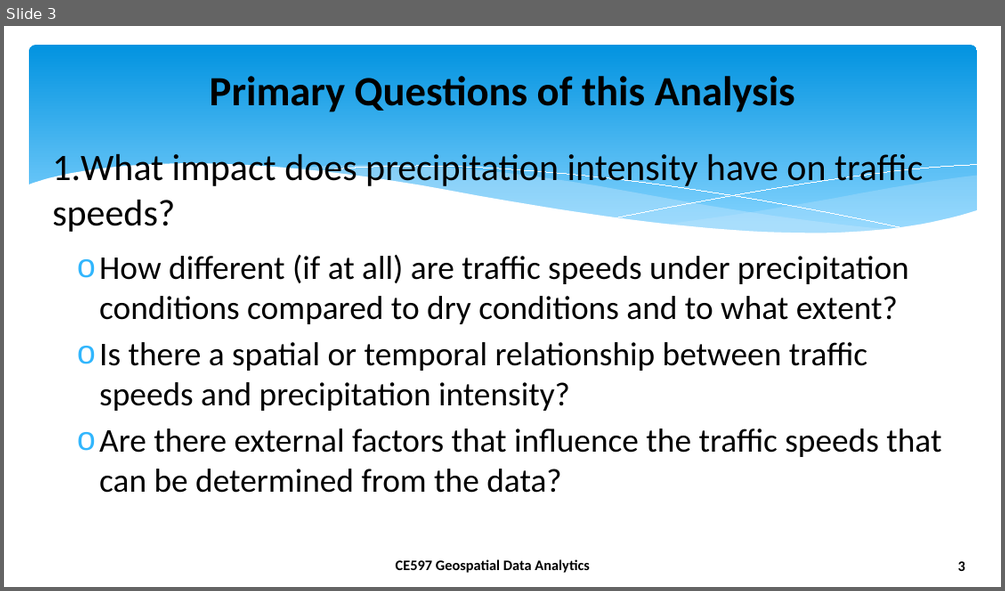
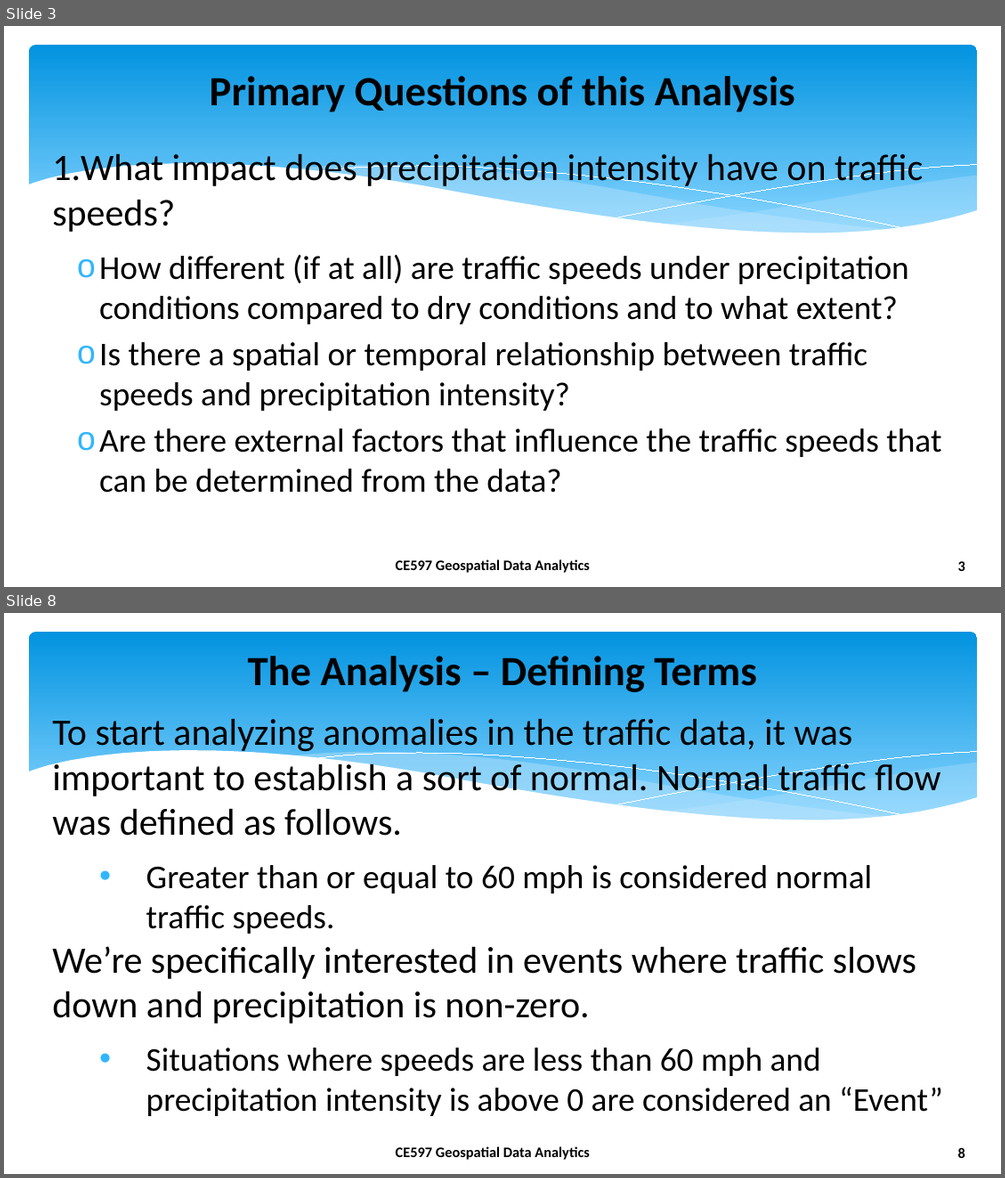
Before and after one commit to Foxhound013/CE-597_GDA, a slide deck: final_project/reports/presentation.pptx. Shown one above the other, each under a label of ours: slide 3 before the commit, slides 3 and 8 after it; the slides between them are not shown. The pictures are 1005x591 and 1005x1178 pixels, drawn with LibreOffice and Linux fonts; fonts in the diff are those of the drawing; background and template pictures are left out. Boxes give left, top, right and bottom in pixels: in the first picture for what was removed or moved away, otherwise in the second. Text is boxed around its words. In the diff, an @@ line names an element or a change of style, - is before the commit and + after.

```diff
--- a/final_project/reports/presentation.pptx
+++ b/final_project/reports/presentation.pptx
@@ slide 8 added at box(4, 613, 1001, 1174), background #FFFFFF; not listed: 8 template elements that a slide beside it also shows @@
@@ title added at box(248, 656, 757, 692), 40 pt, text #000000, bold @@
+The Analysis – Defining Terms
@@ text added at box(52, 719, 943, 1116), 36 pt, text #000000 @@
+To start analyzing anomalies in the traffic data, it was important to establish a sort of normal. Normal traffic flow was defined as follows.
+  • Greater than or equal to 60 mph is considered normal traffic speeds.
+We’re specifically interested in events where traffic slows down and precipitation is non-zero.
+  • Situations where speeds are less than 60 mph and precipitation intensity is above 0 are considered an “Event”
```
Also in this commit, not shown: 4 slides changed, 4 other slides added, 4 slides removed, 7 other files.
